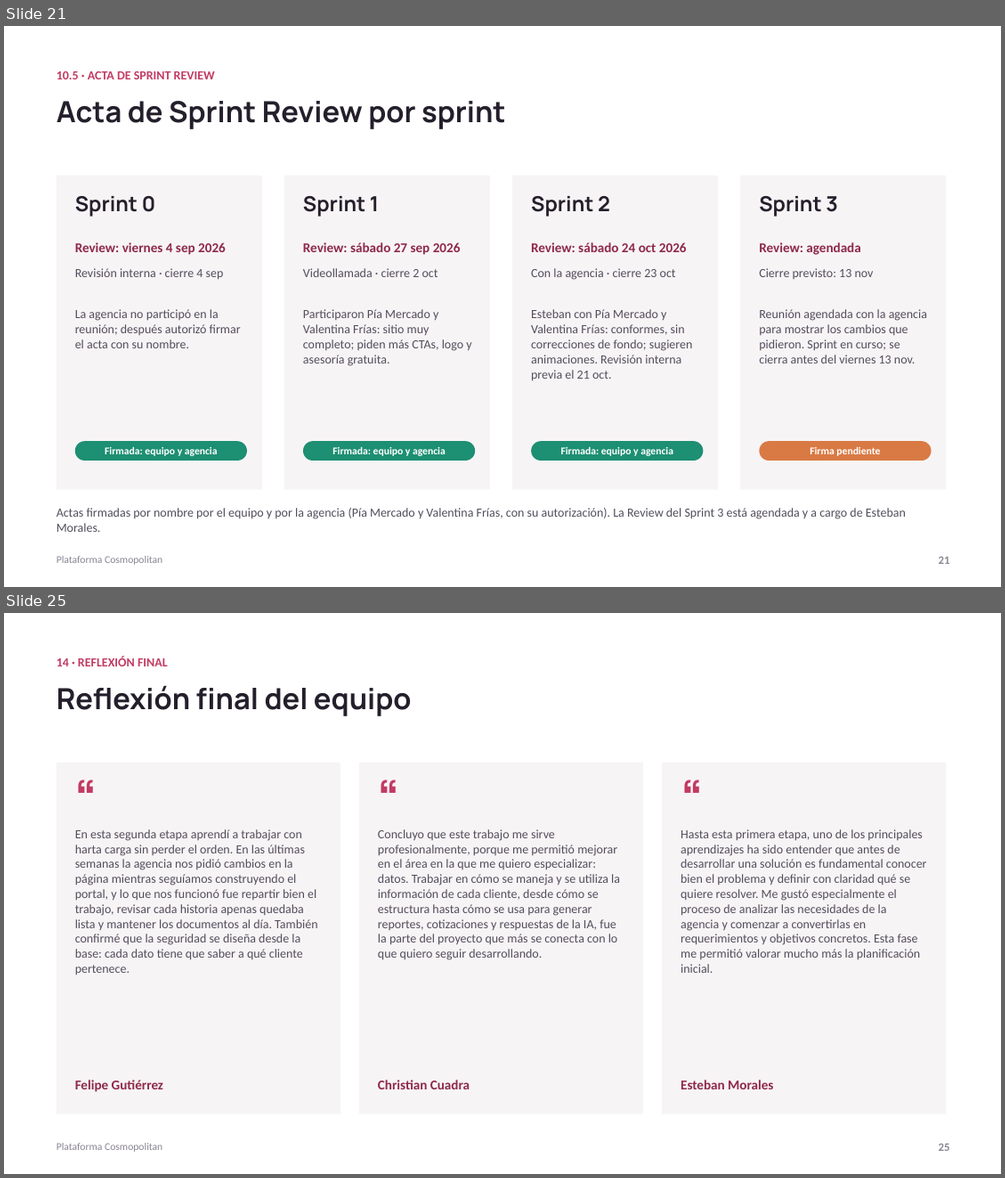
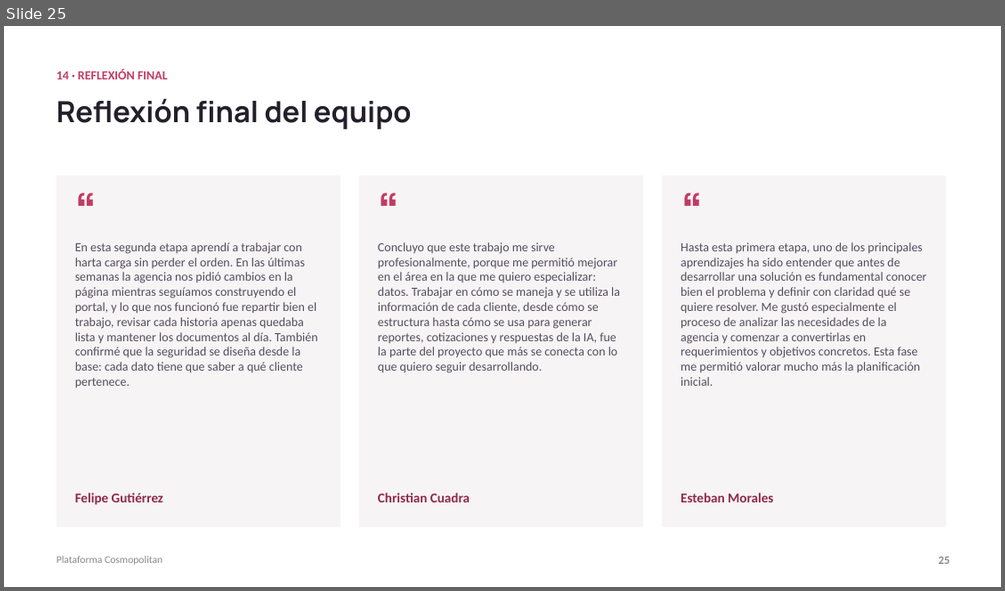
Before and after one commit to ChristianCuadra/capstone, a slide deck: Fase 2/Evidencias Proyecto/Presentación Proyecto.pptx. Shown one above the other, each under a label of ours: slides 21 and 25 before the commit, slide 25 after it; the slides between them are not shown. The pictures are 1005x1178 and 1005x591 pixels, drawn with LibreOffice and Linux fonts; fonts in the diff are those of the drawing. Boxes give left, top, right and bottom in pixels: in the first picture for what was removed or moved away, otherwise in the second. Text is boxed around its words. In the diff, an @@ line names an element or a change of style, - is before the commit and + after.

Commit message:
Corrección del profesor: Carta Gantt S0-S4 en 15 semanas y presentación (contexto, modelo de datos por módulos, evidencias por sprint, cronograma y demo pauteada)

```diff
--- a/Fase 2/Evidencias Proyecto/Presentación Proyecto.pptx
+++ b/Fase 2/Evidencias Proyecto/Presentación Proyecto.pptx
@@ slide 21 removed at (4, 26, 1001, 587), background #FFFFFF @@
@@ text removed at (57, 71, 215, 79) @@
-10.5 · ACTA DE SPRINT REVIEW
@@ text removed at (57, 101, 505, 129) @@
-Acta de Sprint Review por sprint
@@ rectangle removed at (57, 176, 262, 490) @@
@@ rectangle removed at (284, 176, 490, 490) @@
@@ rectangle removed at (512, 176, 718, 490) @@
@@ rectangle removed at (741, 176, 947, 490) @@
@@ text removed at (75, 196, 155, 216) @@
-Sprint 0
@@ text removed at (303, 196, 379, 216) @@
-Sprint 1
@@ text removed at (531, 196, 610, 216) @@
-Sprint 2
@@ text removed at (759, 196, 838, 216) @@
-Sprint 3
@@ text removed at (75, 242, 226, 255) @@
-Review: viernes 4 sep 2026
@@ text removed at (303, 242, 461, 255) @@
-Review: sábado 27 sep 2026
@@ text removed at (531, 242, 687, 252) @@
-Review: sábado 24 oct 2026
@@ text removed at (759, 242, 860, 255) @@
-Review: agendada
@@ text removed at (75, 268, 224, 280) @@
-Revisión interna · cierre 4 sep
@@ text removed at (303, 268, 438, 277) @@
-Videollamada · cierre 2 oct
@@ text removed at (531, 268, 676, 280) @@
-Con la agencia · cierre 23 oct
@@ text removed at (759, 268, 874, 279) @@
-Cierre previsto: 13 nov
@@ text removed at (75, 309, 241, 348) @@
-La agencia no participó en la reunión; después autorizó firmar el acta con su nombre.
@@ text removed at (303, 309, 471, 366) @@
-Participaron Pía Mercado y Valentina Frías: sitio muy completo; piden más CTAs, logo y asesoría gratuita.
@@ text removed at (531, 309, 693, 381) @@
-Esteban con Pía Mercado y Valentina Frías: conformes, sin correcciones de fondo; sugieren animaciones. Revisión interna previa el 21 oct.
@@ text removed at (759, 309, 927, 363) @@
-Reunión agendada con la agencia para mostrar los cambios que pidieron. Sprint en curso; se cierra antes del viernes 13 nov.
@@ rounded rectangle removed at (75, 441, 247, 460) @@
-Firmada: equipo y agencia
@@ rounded rectangle removed at (303, 441, 475, 460) @@
-Firmada: equipo y agencia
@@ rounded rectangle removed at (531, 441, 704, 460) @@
-Firmada: equipo y agencia
@@ rounded rectangle removed at (760, 441, 931, 460) @@
-Firma pendiente
@@ text removed at (57, 507, 906, 532) @@
-Actas firmadas por nombre por el equipo y por la agencia (Pía Mercado y Valentina Frías, con su autorización). La Review del Sprint 3 está agendada y a cargo de Esteban Morales.
@@ text removed at (57, 556, 162, 564) @@
-Plataforma Cosmopolitan
@@ text removed at (938, 556, 950, 564) @@
-21
```
Also in this commit, not shown: 10 slides changed, 6 slides added, 5 other slides removed, 1 other file.
